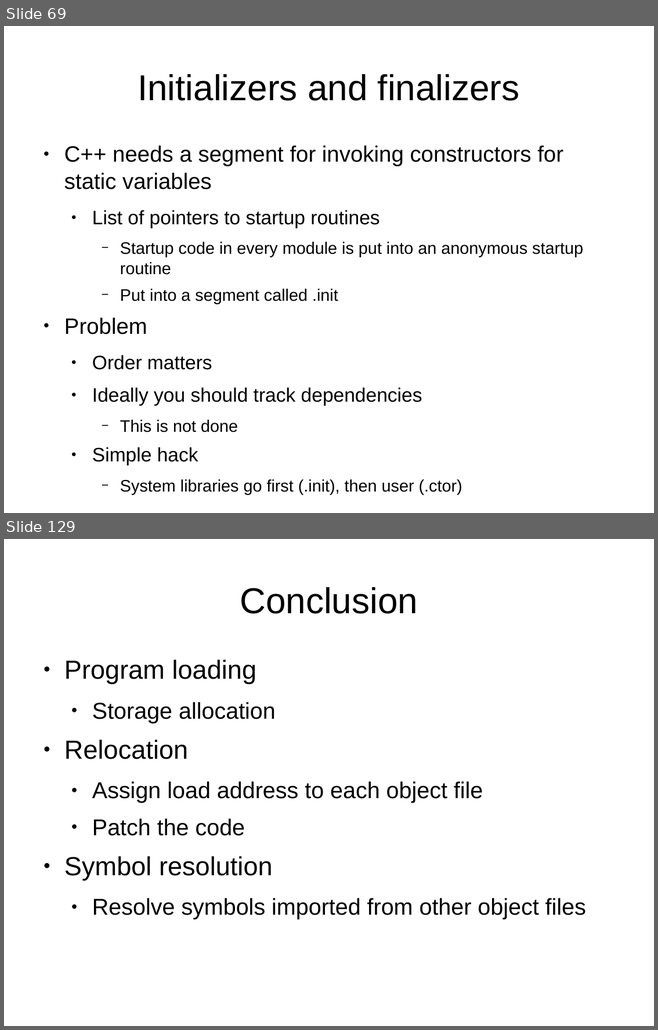
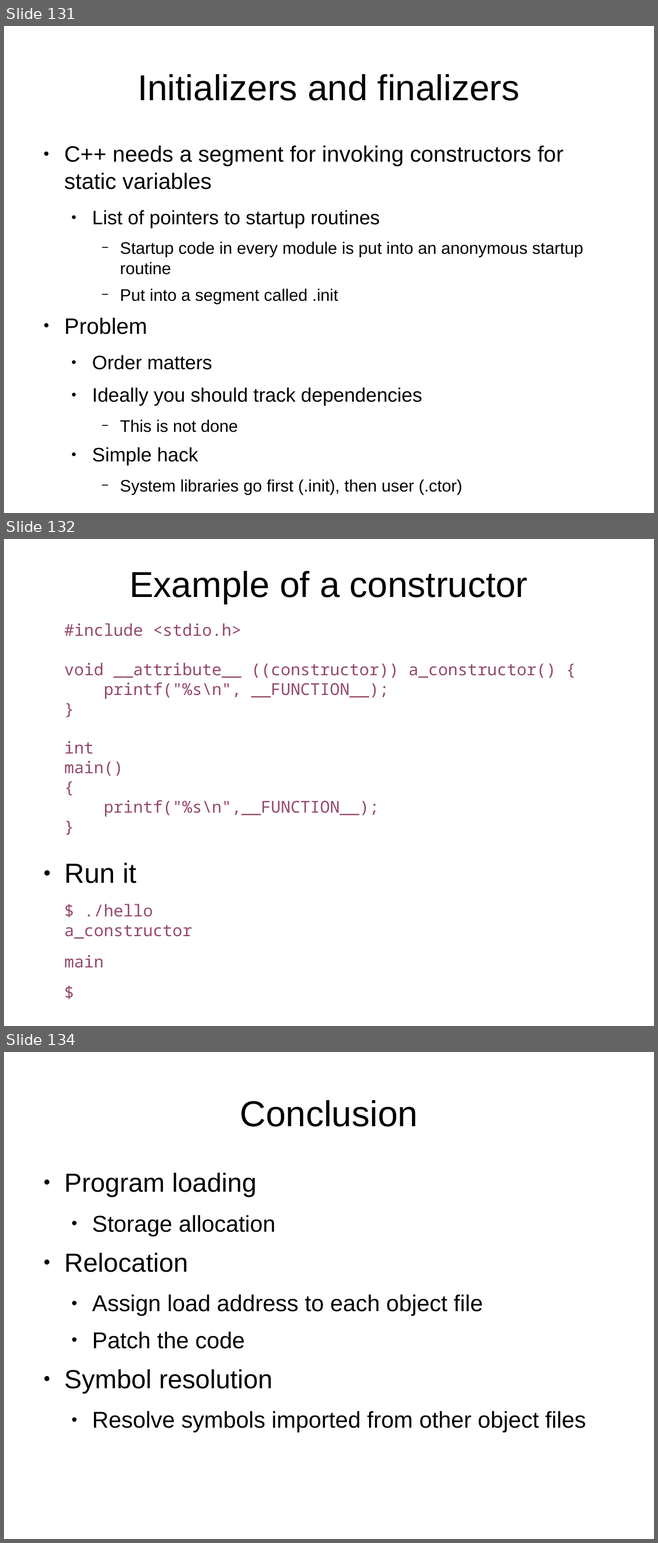
Before and after one commit to antonburtsev/cs5460, a slide deck: lectures/lecture04-linking-and-loading/lecture04-linking-and-loading.odp. Shown one above the other, each under a label of ours: slides 69 and 129 before the commit, slides 131, 132 and 134 after it; the slides between them are not shown. The pictures are 658x1030 and 658x1543 pixels, drawn with LibreOffice and Linux fonts; fonts in the diff are those of the drawing. Boxes give left, top, right and bottom in pixels: in the first picture for what was removed or moved away, otherwise in the second. Text is boxed around its words. In the diff, an @@ line names an element or a change of style, - is before the commit and + after.

```diff
--- a/lectures/lecture04-linking-and-loading/lecture04-linking-and-loading.odp
+++ b/lectures/lecture04-linking-and-loading/lecture04-linking-and-loading.odp
@@ slide 132 added at (x1=4, y1=539, x2=654, y2=1026), background #FFFFFF @@
@@ title added at (x1=130, y1=571, x2=528, y2=604), 44 pt, text #000000 @@
+Example of a constructor
@@ text added at (x1=64, y1=623, x2=556, y2=968), 20 pt, text #94476B @@
+#include <stdio.h>
+void __attribute__ ((constructor)) a_constructor() {
+printf("%s\n", __FUNCTION__);
+}
+int
+main()
+{
+printf("%s\n",__FUNCTION__);
+}
+● Run it
+$ ./hello
+a_constructor
+main
+$
@@ what was slide 69 is now slide 131 @@
@@ what was slide 129 is now slide 134 @@
```
Also in this commit, not shown: 1 slide changed, 6 other slides added, 1 slide removed, 2 other files.
